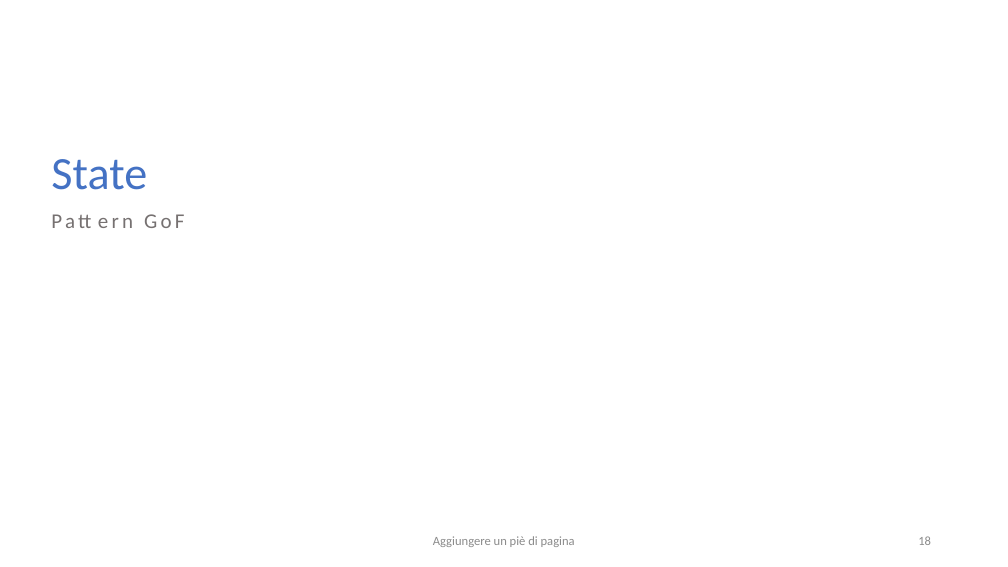
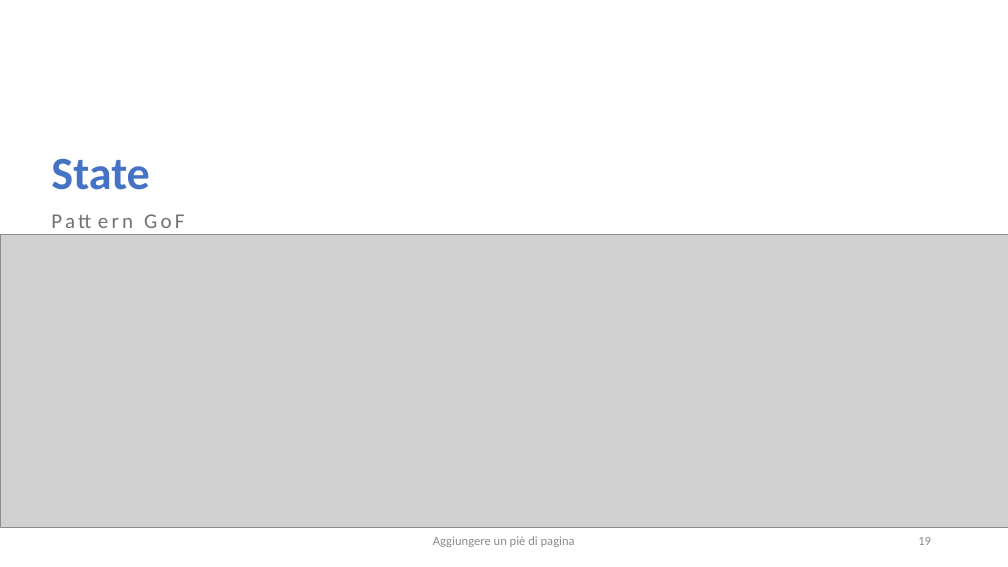
Before and after one commit to salvalai-matteo/EventBookDocumentation, a slide deck: slide 19 of Progetto Ingegneria SW.pptx (slide 18 before the commit). Drawn at 1008x567 pixels with LibreOffice and Linux fonts; fonts in the diff are those of the drawing; grey boxes stand for pictures. Boxes give left, top, right and bottom in pixels: in the first picture for what was removed or moved away, otherwise in the second. Text is boxed around its words. In the diff, an @@ line names an element or a change of style, - is before the commit and + after.

```diff
--- a/Progetto Ingegneria SW.pptx
+++ b/Progetto Ingegneria SW.pptx
@@ title "State" at [51,158,149,190]: bold on @@
@@ picture added at [0,235,1008,528] @@
```
Also in this commit, not shown: 11 other slides changed, 2 slides added, 2 other files.
